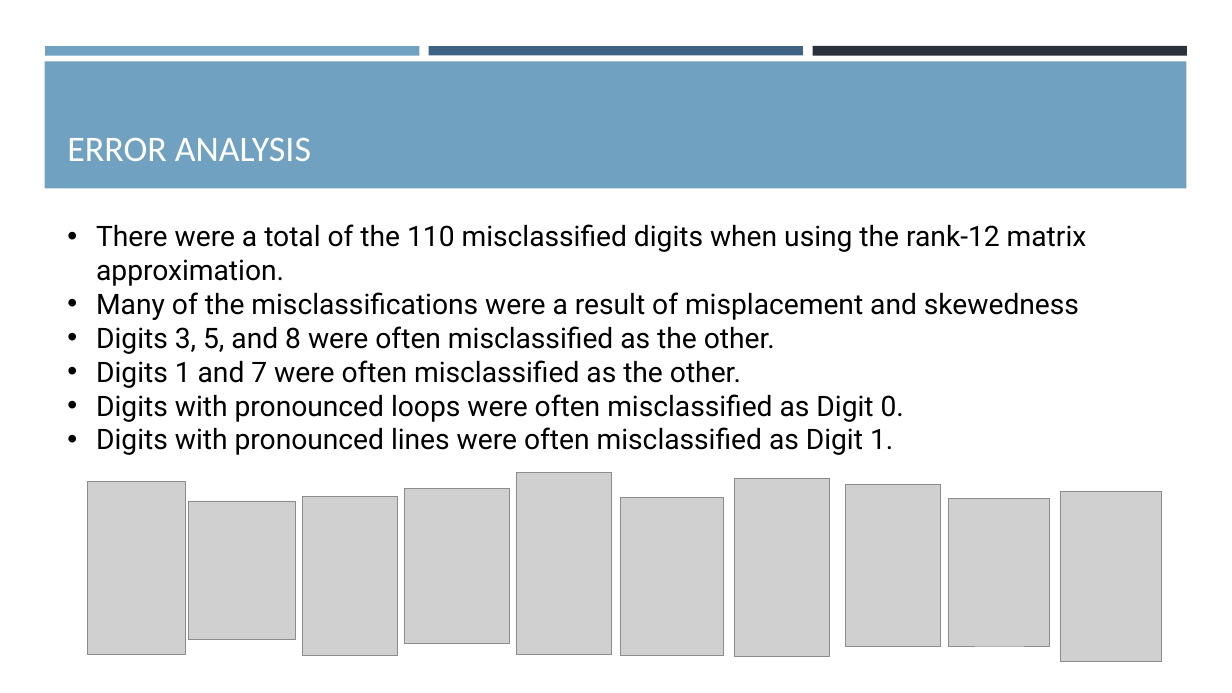
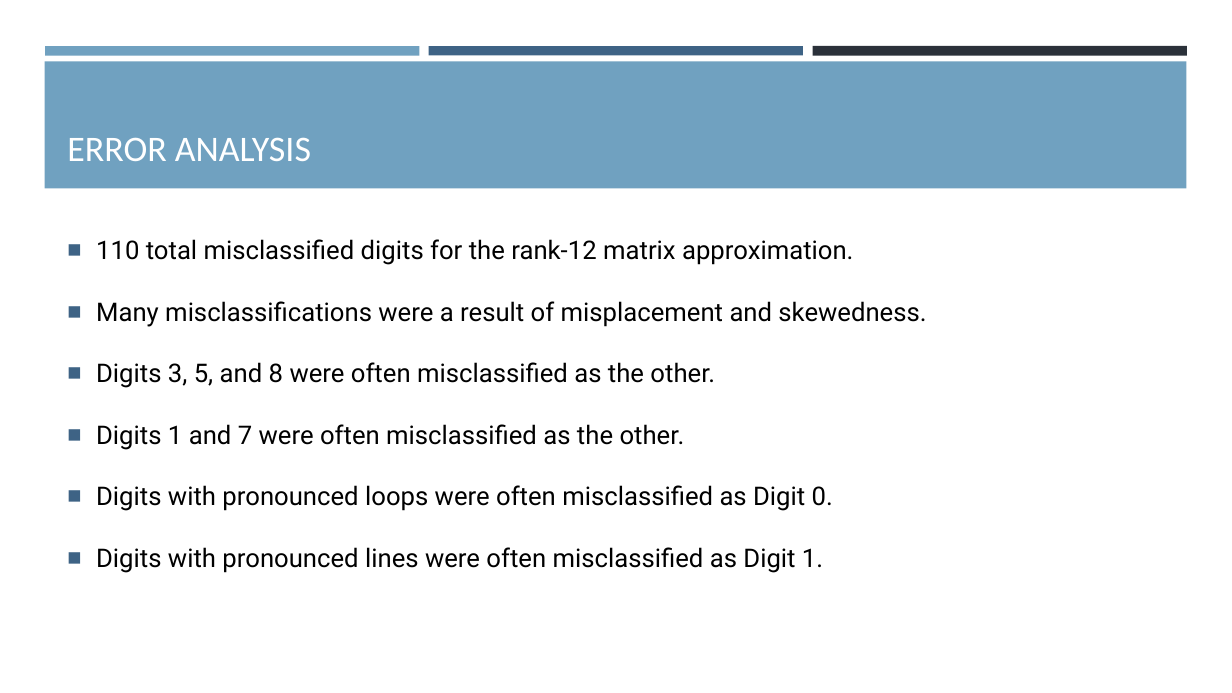
Before and after one commit to justinrnichols/Digit_Recognition, a slide deck: slide 14 of Reports/SVDPowerpoint.pptx (slide 13 before the commit). Drawn at 1232x693 pixels with LibreOffice and Linux fonts; fonts in the diff are those of the drawing; grey boxes stand for pictures. Boxes give left, top, right and bottom in pixels: in the first picture for what was removed or moved away, otherwise in the second. Text is boxed around its words. In the diff, an @@ line names an element or a change of style, - is before the commit and + after.

```diff
--- a/Reports/SVDPowerpoint.pptx
+++ b/Reports/SVDPowerpoint.pptx
@@ text at (x1=96, y1=239, x2=926, y2=327): text changed; size 22 to 20 pt @@
-• There were a total of the 110 misclassified digits when using the rank-12 matrix approximation.
-• Many of the misclassifications were a result of misplacement and skewedness
+■ 110 total misclassified digits for the rank-12 matrix approximation.
+■ Many misclassifications were a result of misplacement and skewedness.
@@ text at (x1=96, y1=362, x2=833, y2=573): size 22 to 20 pt in "Digits 3, 5, and 8 were often ...", "Digits 1 and 7 were often misclassified ...", "Digits with pronounced loops were often misclassified ...", "Digits with pronounced lines were often misclassified ..."; bullet • to ■; line spacing 1 to 1.5; more space between paragraphs @@
@@ group removed at (x1=88, y1=472, x2=1162, y2=663): 10 pictures @@
```
Also in this commit, not shown: 15 other slides changed, 2 slides added, 1 other file.
